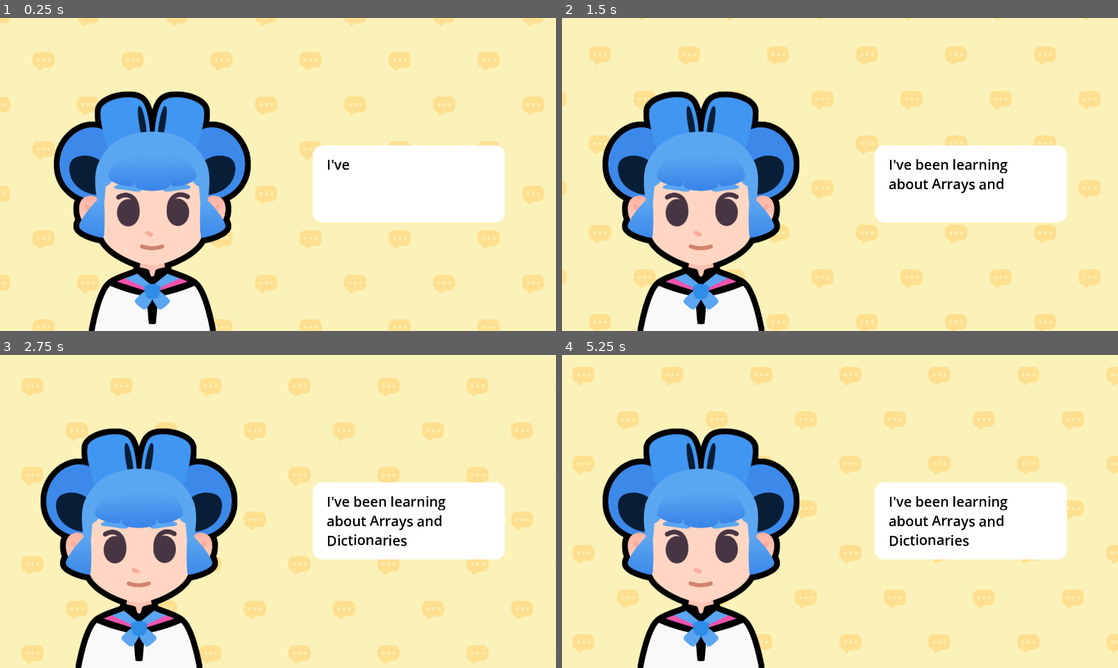
Above: before the commit, frames 1-4 (two rows, left to right).
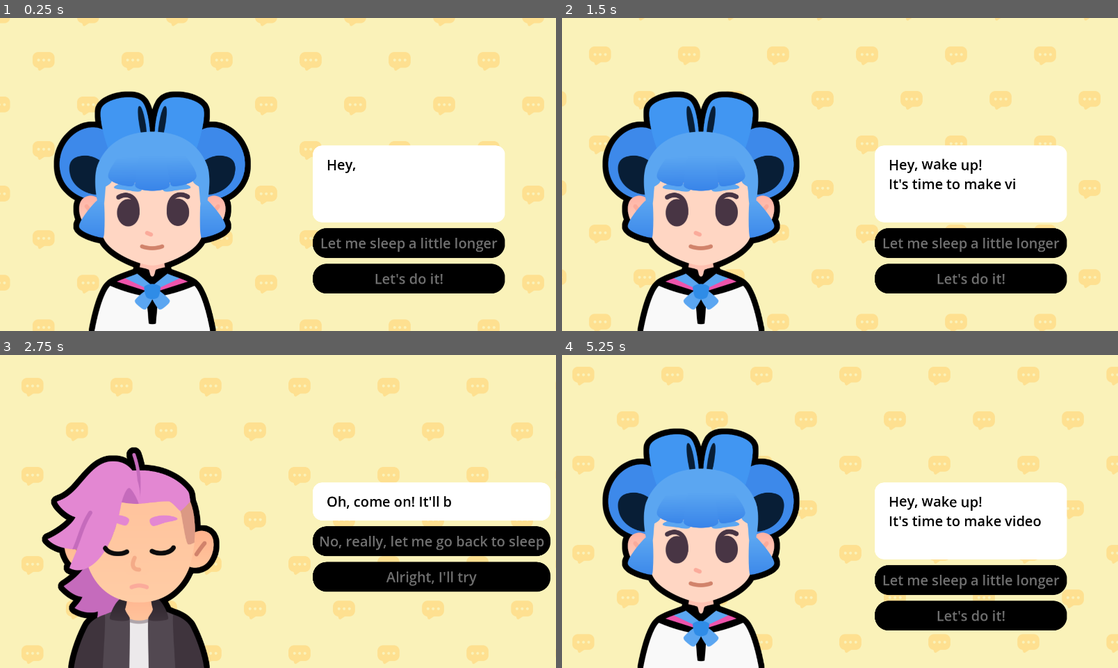
Above: after the commit, the same moments.

Repository: peeryo/M08-SY2526
Game: Godot game, scene res://lessons/dialogue.tscn
Two runs of this game, one before a commit and one after it. Both use one fixed random seed, a clock stepped at 60 frames per second and the inputs below. The project has no main scene, so this scene is started directly. Sound files missing from this copy of the repository are replaced by a short silence.
Inputs (mouse positions are in pixels of both pictures, inside the frame that each line leads up to):
- Up to frame 1 (0.25 s): no input
- Up to frame 2 (1.5 s): tap Enter at 0.5 s; move the mouse to (962, 158) at 0.52 s; tap Z at 0.6, 1.35 s; click (962, 158) at 0.67 s; tap Space at 0.77 s; move the mouse to (728, 190) at 1.27 s; click (728, 190) at 1.42 s
- Up to frame 3 (2.75 s): tap Space at 1.52 s; click (411, 580) at 2 s, where only the run after the commit has a clickable "Let me sleep a little longer"
- Up to frame 4 (5.25 s): move the mouse to (895, 442) at 2.77 s; tap Z at 2.85, 4.35, 5.1 s; click (895, 442) at 2.92 s; click (995, 539) at 3.5 s, where only the run after the commit has a clickable "No, really, let me go back to…"; move the mouse to (812, 574) at 4.27 s; click (812, 574) at 4.42 s; tap Space at 4.52 s; move the mouse to (1006, 558) at 5.02 s; click (1006, 558) at 5.17 s

The runs differ from the first frame. In frame 1, 6.5% of the frame differs, in the area x 56-91%, y 45-88%; in frame 2, 7.2%; in frame 3, 30%, in the area x 7-99%, y 23-100%; in frame 4, 7.5%.

Commit message:
M8L4 completed

Diff:
--- a/lessons/dialogue.gd
+++ b/lessons/dialogue.gd
@@ -18,40 +18,39 @@
 var dialogue_items: Array[Dictionary] = [
 	{
 		"expression": expressions["regular"],
-		"text": "I've been learning about [wave]Arrays and Dictionaries[/wave]",
-		"character": bodies["sophia"]
+		"text": "[wave]Hey, wake up![/wave]\nIt's time to make video games.",
+		"character": bodies["sophia"],
+		"choices": {
+			"Let me sleep a little longer": 2,
+			"Let's do it!": 1,
+		},
 	},
 	{
-		"expression": expressions["regular"],
-		"text": "How has it been going?",
-		"character": bodies["pink"]
+		"expression": expressions["happy"],
+		"text": "Great! Your first task will be to write a [b]dialogue tree[/b].",
+		"character": bodies["sophia"],
+		"choices": {
+			"I will do my best": 3,
+			"No, let me go back to sleep": 2,
+		},
 	},
 	{
 		"expression": expressions["sad"],
-		"text": "... Well... it is a little bit [shake]complicated[/shake]!",
-		"character": bodies["sophia"]
-	},
-	{
-		"expression": expressions["sad"],
-		"text": "Oh!",
-		"character": bodies["pink"]
-	},
-	{
-		"expression": expressions["regular"],
-		"text": "I believe in you!",
-		"character": bodies["pink"]
+		"text": "Oh, come on! It'll be fun.",
+		"character": bodies["pink"],
+		"choices": {
+			"No, really, let me go back to sleep": 0,
+			"Alright, I'll try": 1,
+		},
 	},
 	{
 		"expression": expressions["happy"],
-		"text": "If you stick to it, you'll eventually make it!",
-		"character": bodies["pink"]
+		"text": "That's the spirit! [wave]You can do it![/wave]",
+		"character": bodies["pink"],
+		"choices": {"Okay! (Quit)": - 1},
 	},
-	{
-		"expression": expressions["happy"],
-		"text": "That's it! Let's [tornado freq=3.0][rainbow val=1.0]GOOOOOO!!![/rainbow][/tornado]",
-		"character": bodies["sophia"]
-	}
 ]
+
 var current_item_index := 0
 
 ## UI element that shows the texts
@@ -70,6 +69,21 @@
 func _ready() -> void:
 	show_text(0)
 
+func create_buttons(choices_data: Dictionary) -> void:
+	for button in action_buttons_v_box_container.get_children():
+		button.queue_free()
+	for choice_text in choices_data:
+		var button := Button.new()
+		action_buttons_v_box_container.add_child(button)
+		button.text = choice_text
+		var target_line_idx: int = choices_data[choice_text]
+		#button.pressed.connect(show_text.bind(target_line_idx))
+		if target_line_idx == -1:
+			button.pressed.connect(get_tree().quit)
+		else:
+			button.pressed.connect(show_text.bind(target_line_idx))
+
+
 
 ## Draws the current text to the rich text element
 func show_text(current_item_index: int) -> void:
@@ -81,6 +95,7 @@
 	rich_text_label.text = current_item["text"]
 	expression.texture = current_item["expression"]
 	body.texture = current_item["character"]
+	create_buttons(current_item["choices"])
 
 	# We set the initial visible ratio to the text to 0, so we can change it in the tween
 	rich_text_label.visible_ratio = 0.0
@@ -106,6 +121,13 @@
 	# We animate the character sliding in.
 	slide_in()
 
+	for button: Button in action_buttons_v_box_container.get_children():
+		button.disabled = true
+	tween.finished.connect(func() -> void:
+		for button: Button in action_buttons_v_box_container.get_children():
+			button.disabled = false
+		)
+
 ## Animates the character when they start talking
 func slide_in() -> void:
 	var slide_tween := create_tween()
